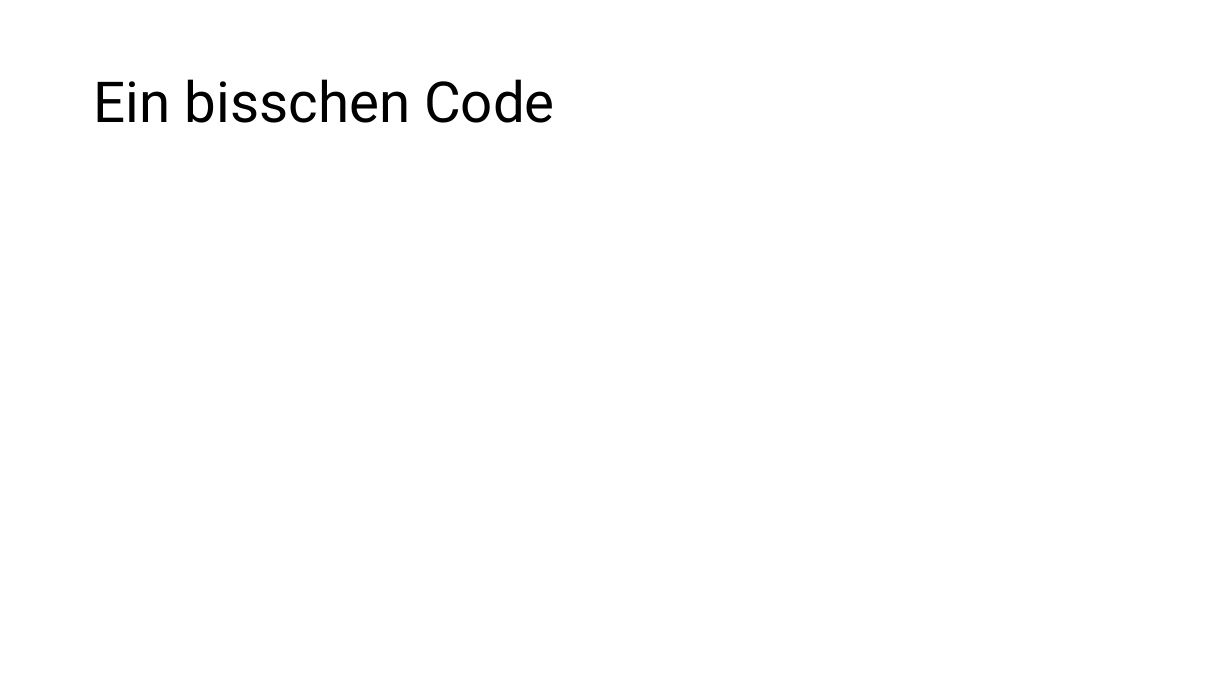
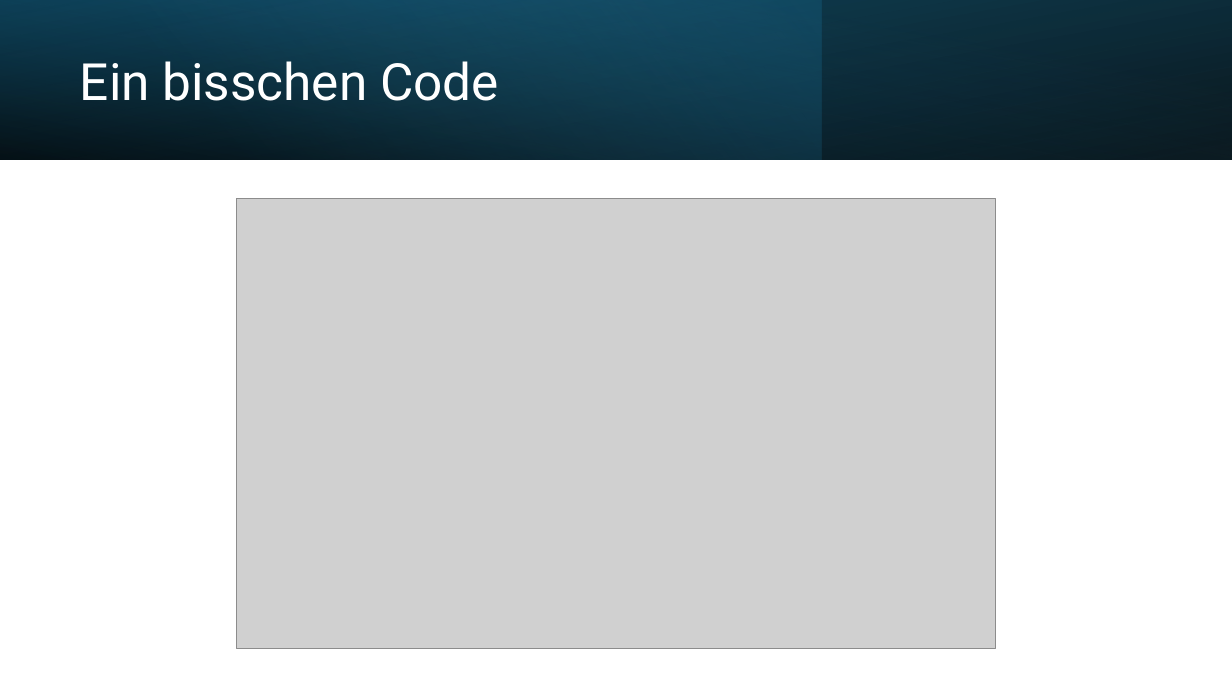
Before and after one commit to Vukurou/DEWEB, a slide deck: slide 5 of DEWEB-Präsentation_Julian Schwarz.pptx. Drawn at 1232x693 pixels with LibreOffice and Linux fonts; fonts in the diff are those of the drawing; grey boxes stand for pictures. Boxes give left, top, right and bottom in pixels: in the first picture for what was removed or moved away, otherwise in the second. Text is boxed around its words. In the diff, an @@ line names an element or a change of style, - is before the commit and + after.

```diff
--- a/DEWEB-Präsentation_Julian Schwarz.pptx
+++ b/DEWEB-Präsentation_Julian Schwarz.pptx
@@ rectangle added at (0, 0, 1232, 159), fill gradient #000000 to #104862 @@
@@ rectangle added at (0, 0, 822, 159), fill gradient #156082 to #46B1E1 @@
@@ rectangle added at (0, 0, 1232, 159), fill gradient #000000 to #156082 @@
@@ title "Ein bisschen Code": place and size @@
-title "Ein bisschen Code" at (94, 79, 555, 123)
+title "Ein bisschen Code" at (80, 61, 499, 101)
@@ title "Ein bisschen Code" at (80, 61, 499, 101): size 44 to 40 pt, text colour #000000 to #FFFFFF @@
@@ picture added at (237, 199, 996, 649) @@
```
Also in this commit, not shown: 5 other slides changed, 1 slide added, 1 slide removed, 6 other files.
